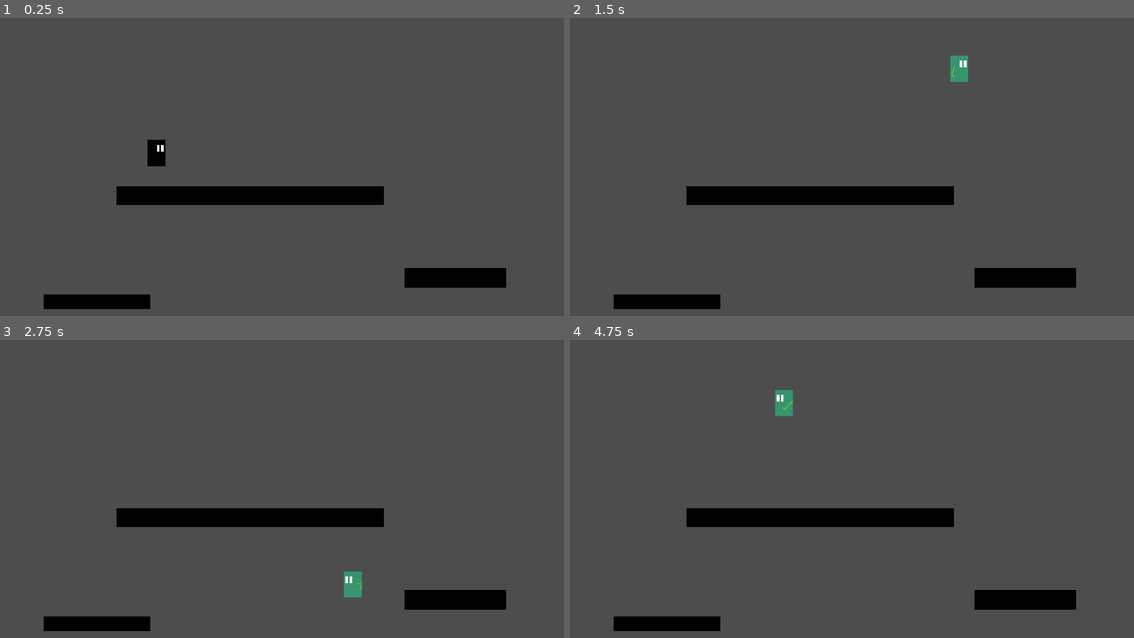
Above: before the commit, frames 1-4 (two rows, left to right).
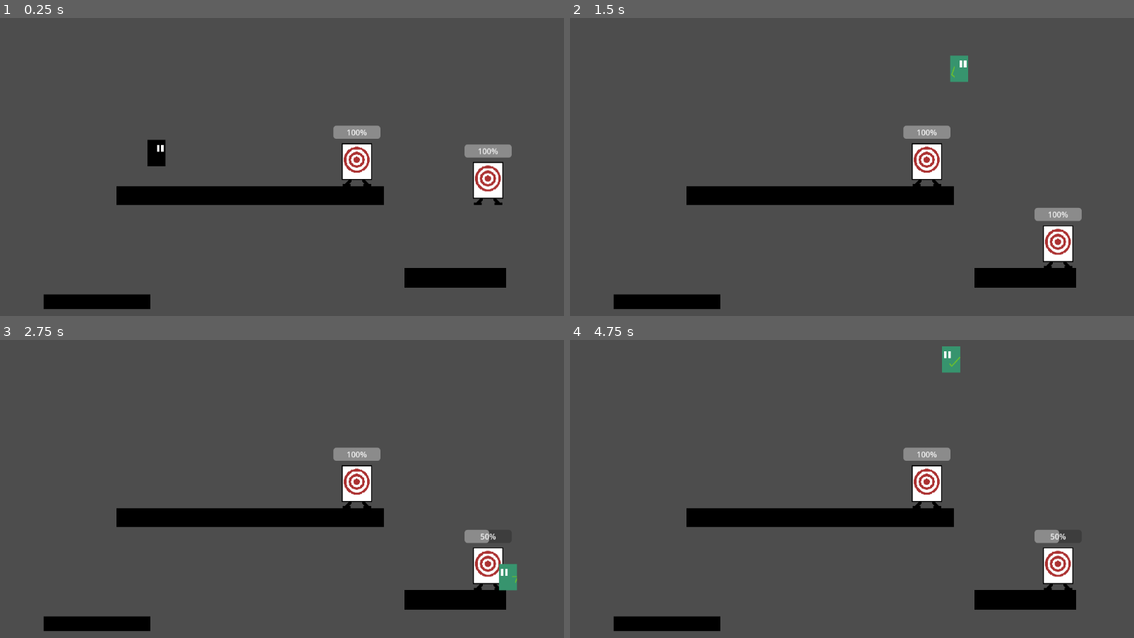
Above: after the commit, the same moments.

Repository: javiermarhuich/videojuego-portonazo
Game: Godot game, scene res://test_nivel.tscn
Same seed, same stepped clock (60 frames per second), same inputs: the game is played once before the commit and once after it. Before the commit the project has no main scene; this scene is started directly in both runs.
Inputs:
- Up to frame 1 (0.25 s): no input
- Up to frame 2 (1.5 s): tap Enter (ui_accept) at 0.5, 0.77 s; hold Right (ui_right) from 0.53 s (still down)
- Up to frame 3 (2.75 s): tap Enter (ui_accept) at 1.52 s; release Right (ui_right) at 2.03 s; hold Left (ui_left) from 2.03 s (still down)
- Up to frame 4 (4.75 s): release Left (ui_left) at 2.78 s; hold Right (ui_right) 2.78-4.28 s; tap Enter (ui_accept) at 3.02, 3.77, 4.52 s; hold Left (ui_left) from 4.28 s (still down)

The runs differ from the first frame. In frame 1, 2.2% of the frame differs, in the area x 59-91%, y 36-63%; in frame 2, 2.1%; in frame 3, 2.5%; in frame 4, 2.6%, in the area x 36-90%, y 2-84%.

Commit message:
feat: Adding attack colission dummy for test purposes

Diff:
--- a/character/Angel.tscn
+++ b/character/Angel.tscn
@@ -5,23 +5,6 @@
 
 [sub_resource type="RectangleShape2D" id="RectangleShape2D_kjfh5"]
 size = Vector2(100, 144)
-
-[sub_resource type="Animation" id="Animation_4b7t1"]
-resource_name = "idle"
-length = 6.0
-loop_mode = 1
-tracks/0/type = "value"
-tracks/0/imported = false
-tracks/0/enabled = true
-tracks/0/path = NodePath("Sprite2D:frame")
-tracks/0/interp = 1
-tracks/0/loop_wrap = true
-tracks/0/keys = {
-"times": PackedFloat32Array(0, 4.7, 5),
-"transitions": PackedFloat32Array(1, 1, 1),
-"update": 1,
-"values": [0, 1, 0]
-}
 
 [sub_resource type="Animation" id="Animation_pnirj"]
 length = 0.001
@@ -82,6 +65,23 @@
 "transitions": PackedFloat32Array(1, 1, 1, 1, 1),
 "update": 1,
 "values": [Vector2i(7, 1), Vector2i(6, 1), Vector2i(5, 1), Vector2i(4, 1), Vector2i(7, 1)]
+}
+
+[sub_resource type="Animation" id="Animation_4b7t1"]
+resource_name = "idle"
+length = 6.0
+loop_mode = 1
+tracks/0/type = "value"
+tracks/0/imported = false
+tracks/0/enabled = true
+tracks/0/path = NodePath("Sprite2D:frame")
+tracks/0/interp = 1
+tracks/0/loop_wrap = true
+tracks/0/keys = {
+"times": PackedFloat32Array(0, 4.7, 5),
+"transitions": PackedFloat32Array(1, 1, 1),
+"update": 1,
+"values": [0, 1, 0]
 }
 
 [sub_resource type="Animation" id="Animation_1neuw"]
@@ -148,6 +148,7 @@
 transitions = ["Start", "idle", SubResource("AnimationNodeStateMachineTransition_p5ln5"), "idle", "caminar_derecha", Su …(464 unchanged characters)…
 
 [node name="Jugador" type="CharacterBody2D"]
+collision_mask = 2
 script = ExtResource("1_c45b1")
 
 [node name="Sprite2D" type="Sprite2D" parent="."]
--- a/character/Personaje_Angel.gd
+++ b/character/Personaje_Angel.gd
@@ -1,7 +1,8 @@
+class_name Angel
 extends CharacterBody2D
 
 @onready var animation_tree = $AnimationTree
-@onready var state_machine = $AnimationTree.get('parameters/playback')
+@onready var state_machine = animation_tree.get('parameters/playback')
 
 @export var SPEED = 500.0
 @export var JUMP_VELOCITY = -500.0
@@ -32,12 +33,15 @@
 
 func handle_y_axis_movement(delta):
 	var jump_pressed = Input.is_action_just_pressed("ui_accept")
+	var fall_pressed = Input.is_action_just_pressed("ui_down")
 	if not is_on_floor():
 		velocity += get_gravity() * delta
 	if is_on_floor():
 		curr_jump_count = 0
 	if jump_pressed:
 		character_jump()
+	if fall_pressed:
+		character_fall()
 
 func character_jump():
 	if is_on_floor():
@@ -50,6 +54,12 @@
 		else:
 			return
 
+func character_fall():
+	if not is_on_floor():
+		velocity.y = SPEED
+	else:
+		return
+
 func reset_position_if_outside_map():
 	if (position.y > 800) or (position.x < -200) or (position.x > 1300):
 		position.y = 70
--- /dev/null
+++ b/objects/target/Target.tscn
@@ -0,0 +1,35 @@
+[gd_scene load_steps=5 format=3 uid="uid://cc6o1qajo15r8"]
+
+[ext_resource type="Script" path="res://objects/target/target.gd" id="1_had8n"]
+[ext_resource type="Texture2D" uid="uid://b37tqrqth8iwv" path="res://images/target.png" id="2_i6ii7"]
+
+[sub_resource type="RectangleShape2D" id="RectangleShape2D_ndkf7"]
+size = Vector2(40, 76)
+
+[sub_resource type="RectangleShape2D" id="RectangleShape2D_1jvpw"]
+size = Vector2(62, 88)
+
+[node name="Area2D" type="RigidBody2D"]
+disable_mode = 2
+contact_monitor = true
+max_contacts_reported = 1
+script = ExtResource("1_had8n")
+max_health = 2
+
+[node name="Target" type="Sprite2D" parent="."]
+texture = ExtResource("2_i6ii7")
+
+[node name="Gravity" type="CollisionShape2D" parent="."]
+position = Vector2(1, 6)
+shape = SubResource("RectangleShape2D_ndkf7")
+
+[node name="ProgressBar" type="ProgressBar" parent="."]
+offset_left = -48.0
+offset_top = -80.0
+offset_right = 48.0
+offset_bottom = -53.0
+
+[node name="Area2D" type="Area2D" parent="."]
+
+[node name="CollisionShape2D" type="CollisionShape2D" parent="Area2D"]
+shape = SubResource("RectangleShape2D_1jvpw")
--- /dev/null
+++ b/objects/target/target.gd
@@ -0,0 +1,23 @@
+#extends Area2D
+extends RigidBody2D
+
+@onready var progress_bar = $ProgressBar
+@onready var hurt_box = $Area2D
+@export var max_health:int
+@onready var health = max_health
+
+func _ready() -> void:
+	progress_bar.max_value = max_health
+	progress_bar.value = health
+	hurt_box.connect("body_entered", Callable(self, "_on_body_entered"))
+
+func _on_body_entered(body: Node2D) -> void:
+	if body is Angel:
+		target_gets_hurt()
+
+func target_gets_hurt():
+	health -= 1
+	if health > 0:
+		progress_bar.value = health
+	else:
+		queue_free()
--- a/project.godot
+++ b/project.godot
@@ -11,6 +11,7 @@
 [application]
 
 config/name="Videojuego Portonazo"
+run/main_scene="res://test_nivel.tscn"
 config/features=PackedStringArray("4.3", "Forward Plus")
 config/icon="res://icon.svg"
 
--- a/test_nivel.tscn
+++ b/test_nivel.tscn
@@ -1,7 +1,8 @@
-[gd_scene load_steps=3 format=3 uid="uid://bgwa3klnyx3yj"]
+[gd_scene load_steps=4 format=3 uid="uid://bgwa3klnyx3yj"]
 
 [ext_resource type="PackedScene" uid="uid://dun6jtylswou6" path="res://objects/Piso.tscn" id="1_y30hp"]
 [ext_resource type="PackedScene" uid="uid://d2iphac4y7y8i" path="res://character/Angel.tscn" id="2_wopbp"]
+[ext_resource type="PackedScene" uid="uid://cc6o1qajo15r8" path="res://objects/target/Target.tscn" id="3_n5srj"]
 
 [node name="Nivel" type="Node2D"]
 
@@ -17,6 +18,13 @@
 position = Vector2(930, 531)
 scale = Vector2(0.257482, 0.48764)
 
+[node name="Area2D" parent="." instance=ExtResource("3_n5srj")]
+position = Vector2(729, 289)
+
+[node name="Area2D2" parent="." instance=ExtResource("3_n5srj")]
+position = Vector2(997, 310)
+
 [node name="Jugador" parent="." instance=ExtResource("2_wopbp")]
 position = Vector2(320, 248)
 scale = Vector2(0.375444, 0.375217)
+collision_mask = 1
Binary file added: images/target.png
Not shown, added: images/target.png.import
